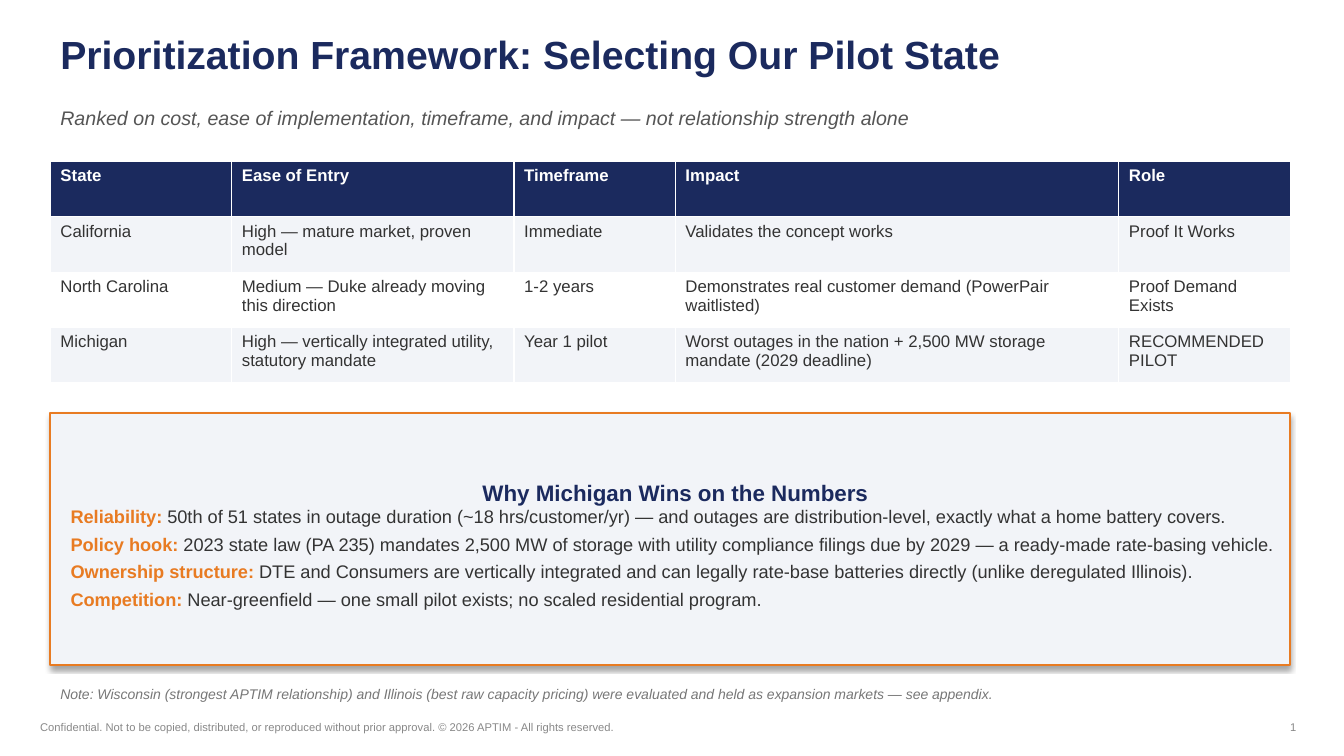
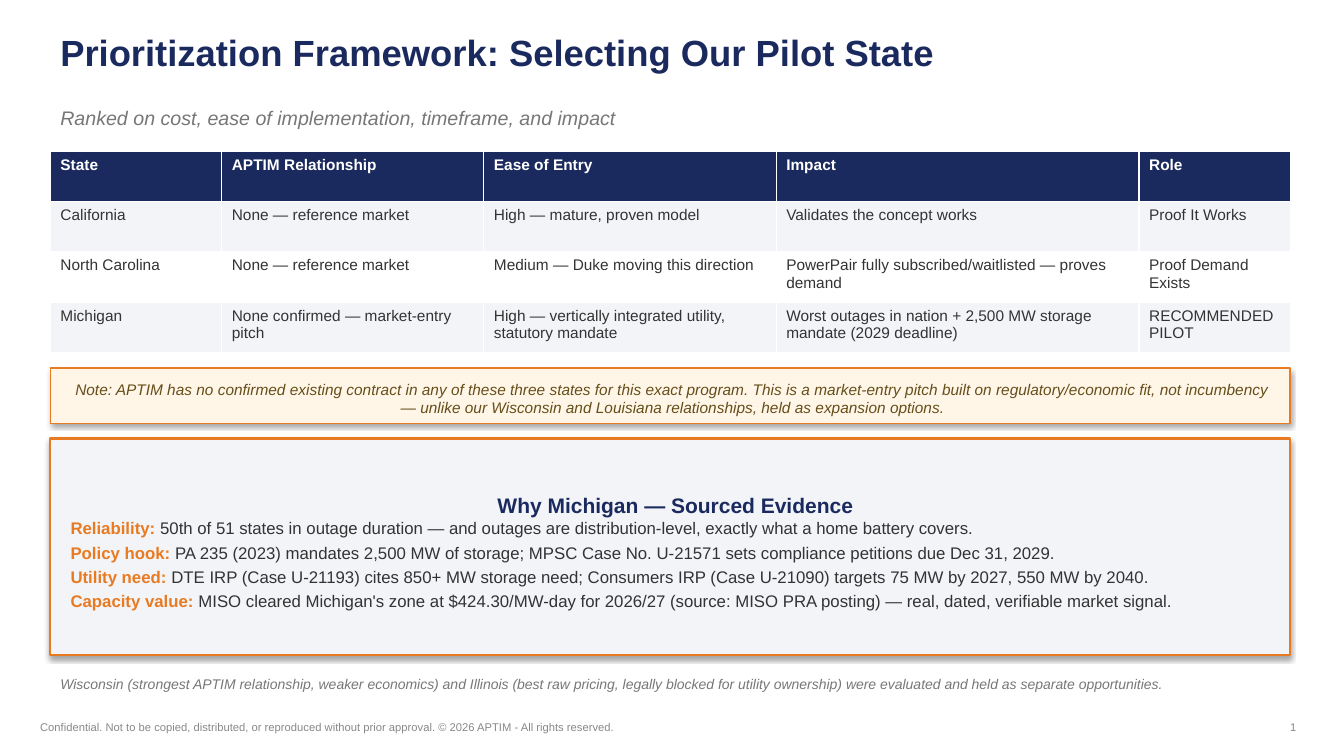
Before and after one commit to graseeuh/HERMES, a slide deck: slide 1 of STRIVE_Capstone_Christian_Slides.pptx. Drawn at 1344x756 pixels with LibreOffice and Linux fonts; fonts in the diff are those of the drawing. Boxes give left, top, right and bottom in pixels: in the first picture for what was removed or moved away, otherwise in the second. Text is boxed around its words. In the diff, an @@ line names an element or a change of style, - is before the commit and + after.

```diff
--- a/STRIVE_Capstone_Christian_Slides.pptx
+++ b/STRIVE_Capstone_Christian_Slides.pptx
@@ text "Prioritization Framework: Selecting Our Pilot ..." at [60,39,934,74]: size 28 to 26 pt @@
@@ text at [60,111,616,129]: text changed; text colour #555555 to #777777 @@
-Ranked on cost, ease of implementation, timeframe, and impact — not relationship strength alone
+Ranked on cost, ease of implementation, timeframe, and impact
@@ table at [50,151,1291,353] @@
-row 1, column 2: Ease of Entry
+row 1, column 2: APTIM Relationship
-row 1, column 3: Timeframe
+row 1, column 3: Ease of Entry
-row 2, column 2: High — mature market, proven model
+row 2, column 2: None — reference market
-row 2, column 3: Immediate
+row 2, column 3: High — mature, proven model
-row 3: North Carolina | Medium — Duke already moving this direction | 1-2 years | Demonstrates real customer demand (PowerPair waitlisted) | Proof Demand Exists
+row 3: North Carolina | None — reference market | Medium — Duke moving this direction | PowerPair fully subscribed/waitlisted — proves demand | Proof Demand Exists
-row 4: Michigan | High — vertically integrated utility, statutory mandate | Year 1 pilot | Worst outages in the nation + 2,500 MW storage mandate (2029 deadline) | RECOMMENDED PILOT
+row 4: Michigan | None confirmed — market-entry pitch | High — vertically integrated utility, statutory mandate | Worst outages in nation + 2,500 MW storage mandate (2029 deadline) | RECOMMENDED PILOT
@@ size 12 to 11 pt in "State", "Impact", "Role", "California" and 6 more places @@
@@ table: place and size @@
-table at [50,161,1291,383]
+table at [50,151,1291,353]
@@ rectangle added at [50,368,1291,423], fill #FFF6E8, outline #E87B22 1 pt, 11 pt, text #664E1A, italic @@
+Note: APTIM has no confirmed existing contract in any of these three states for this exact program. This is a market-entry pitch built on regulatory/economic fit, not incumbency — unlike our Wisconsin and Louisiana relationships, held as expansion options.
@@ rectangle "Why Michigan — Sourced Evidence": place and size @@
-rectangle "Why Michigan — Sourced Evidence" at [50,413,1291,665]
+rectangle "Why Michigan — Sourced Evidence" at [50,439,1291,655]
@@ text in rectangle at [71,497,1171,611]: text changed; size 13 to 12 pt @@
-Why Michigan Wins on the Numbers
-Reliability: 50th of 51 states in outage duration (~18 hrs/customer/yr) — and outages are distribution-level, exactly what a home battery covers.
-Policy hook: 2023 state law (PA 235) mandates 2,500 MW of storage with utility compliance filings due by 2029 — a ready-made rate-basing vehicle.
-Ownership structure: DTE and Consumers are vertically integrated and can legally rate-base batteries directly (unlike deregulated Illinois).
-Competition: Near-greenfield — one small pilot exists; no scaled residential program.
+Why Michigan — Sourced Evidence
+Reliability: 50th of 51 states in outage duration — and outages are distribution-level, exactly what a home battery covers.
+Policy hook: PA 235 (2023) mandates 2,500 MW of storage; MPSC Case No. U-21571 sets compliance petitions due Dec 31, 2029.
+Utility need: DTE IRP (Case U-21193) cites 850+ MW storage need; Consumers IRP (Case U-21090) targets 75 MW by 2027, 550 MW by 2040.
+Capacity value: MISO cleared Michigan's zone at $424.30/MW-day for 2026/27 (source: MISO PRA posting) — real, dated, verifiable market signal.
@@ text at [60,679,1163,692]: text changed @@
-Note: Wisconsin (strongest APTIM relationship) and Illinois (best raw capacity pricing) were evaluated and held as expansion markets — see appendix.
+Wisconsin (strongest APTIM relationship, weaker economics) and Illinois (best raw pricing, legally blocked for utility ownership) were evaluated and held as separate opportunities.
```
Also in this commit, not shown: 1 other slide changed.
